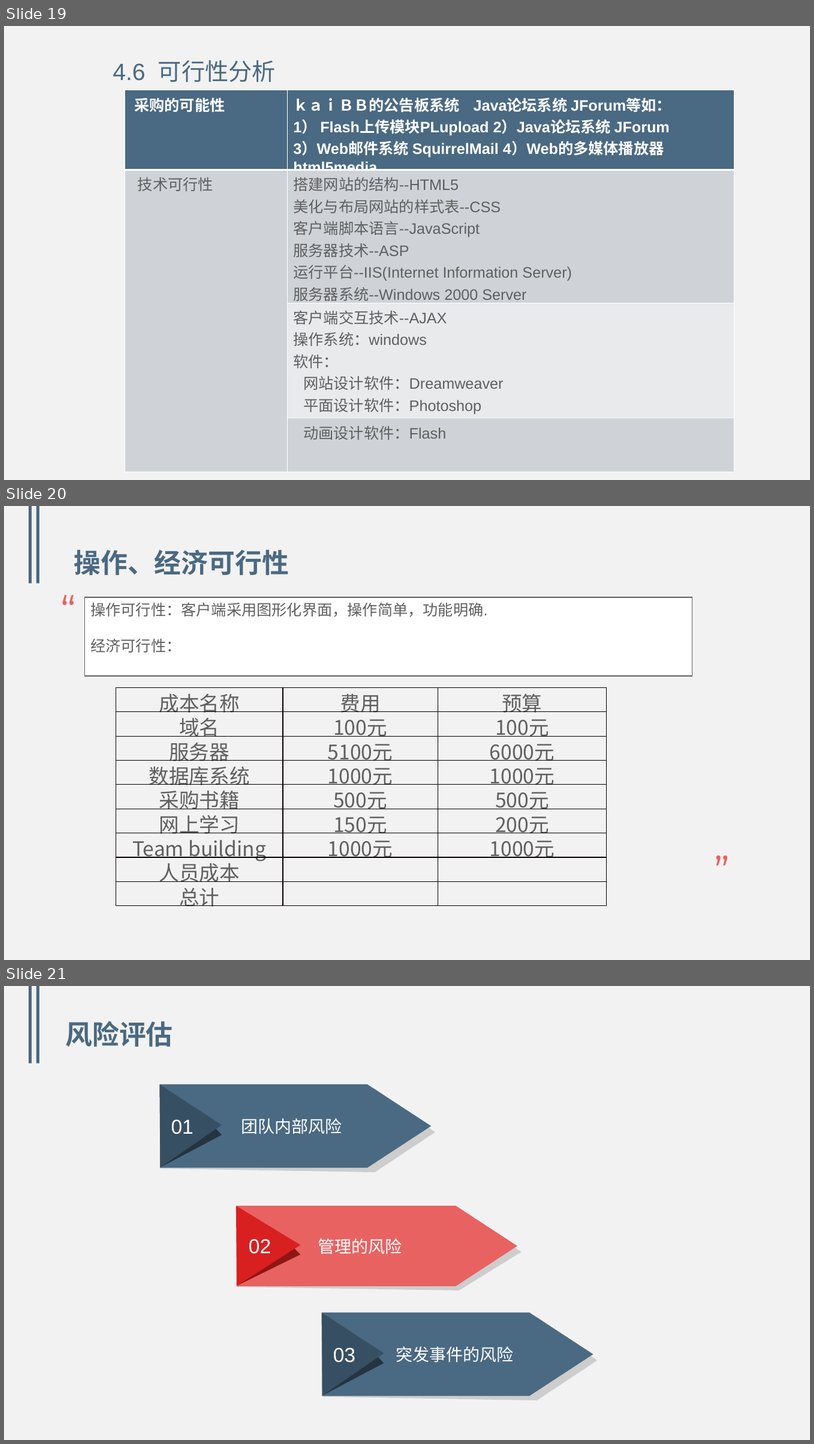
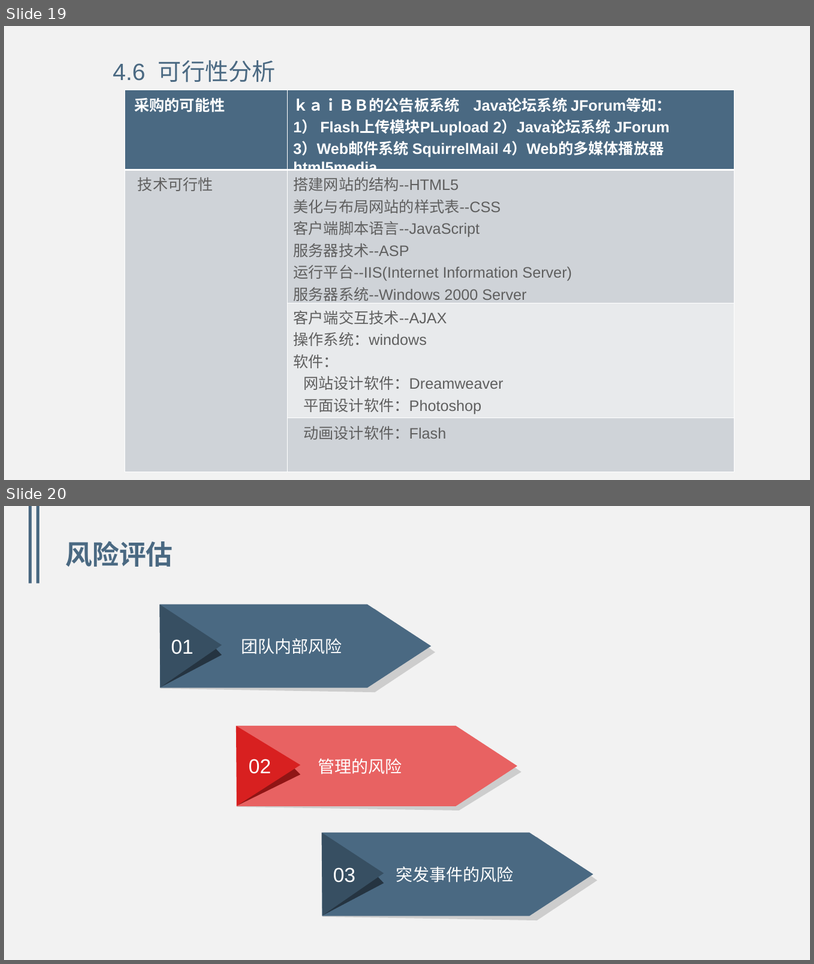
Before and after one commit to WangJiaNan1/G05, a slide deck: G05_1/非受控文档/可行性研究报告/G05_可行性研究报告PPT.pptx. Shown one above the other, each under a label of ours: slides 19, 20 and 21 before the commit, slides 19 and 20 after it. The pictures are 814x1444 and 814x964 pixels, drawn with LibreOffice and Linux fonts; fonts in the diff are those of the drawing. Boxes give left, top, right and bottom in pixels: in the first picture for what was removed or moved away, otherwise in the second. Text is boxed around its words. In the diff, an @@ line names an element or a change of style, - is before the commit and + after.

```diff
--- a/G05_1/非受控文档/可行性研究报告/G05_可行性研究报告PPT.pptx
+++ b/G05_1/非受控文档/可行性研究报告/G05_可行性研究报告PPT.pptx
@@ slide 20 removed at [4, 506, 810, 960], background #F2F2F2; not listed: 2 template elements that a slide beside it also shows @@
@@ text removed at [74, 550, 289, 575] @@
-操作、经济可行性
@@ text removed at [47, 580, 90, 639] @@
-“
@@ rectangle removed at [84, 597, 692, 676] @@
-操作可行性：客户端采用图形化界面，操作简单，功能明确.
-经济可行性：
@@ table removed at [116, 687, 608, 909], 9 rows, 3 columns @@
-成本名称 | 费用 | 预算
-域名 | 100元 | 100元
-服务器 | 5100元 | 6000元
-数据库系统 | 1000元 | 1000元
-采购书籍 | 500元 | 500元
-网上学习 | 150元 | 200元
-Team building | 1000元 | 1000元
-人员成本 |  | 
-总计 |  | 
@@ text removed at [700, 842, 744, 897] @@
-”
@@ what was slide 21 is now slide 20 @@
```
Also in this commit, not shown: 3 slides changed, 5 other files.
